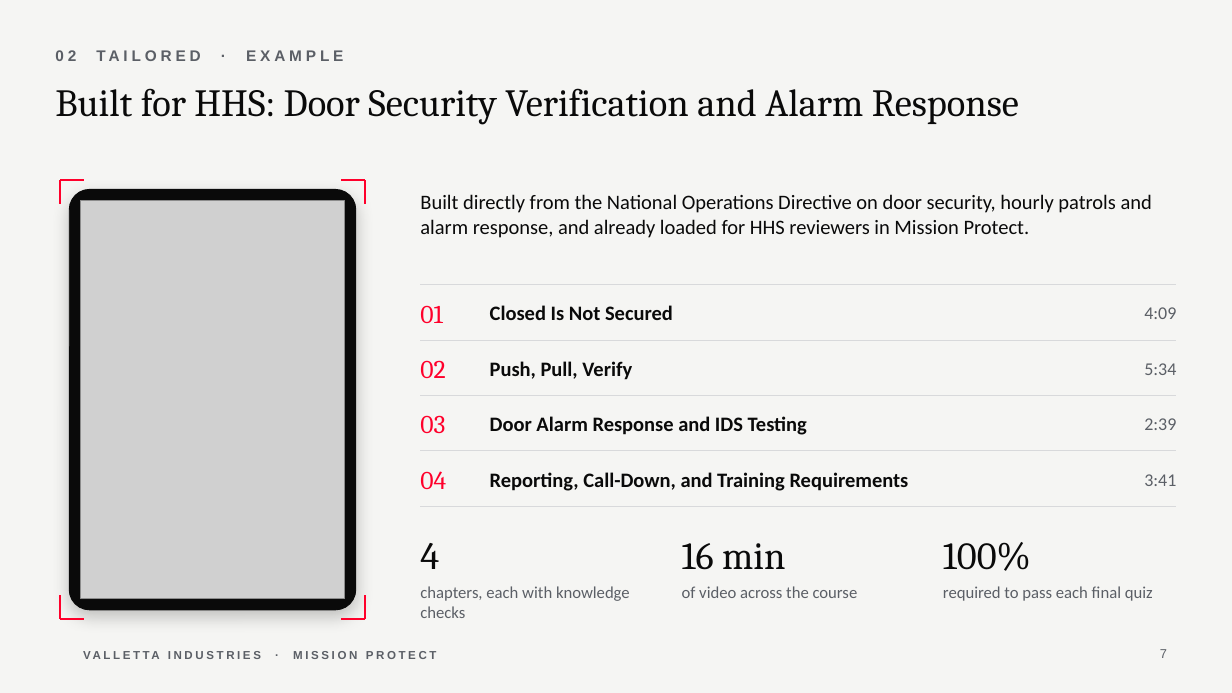
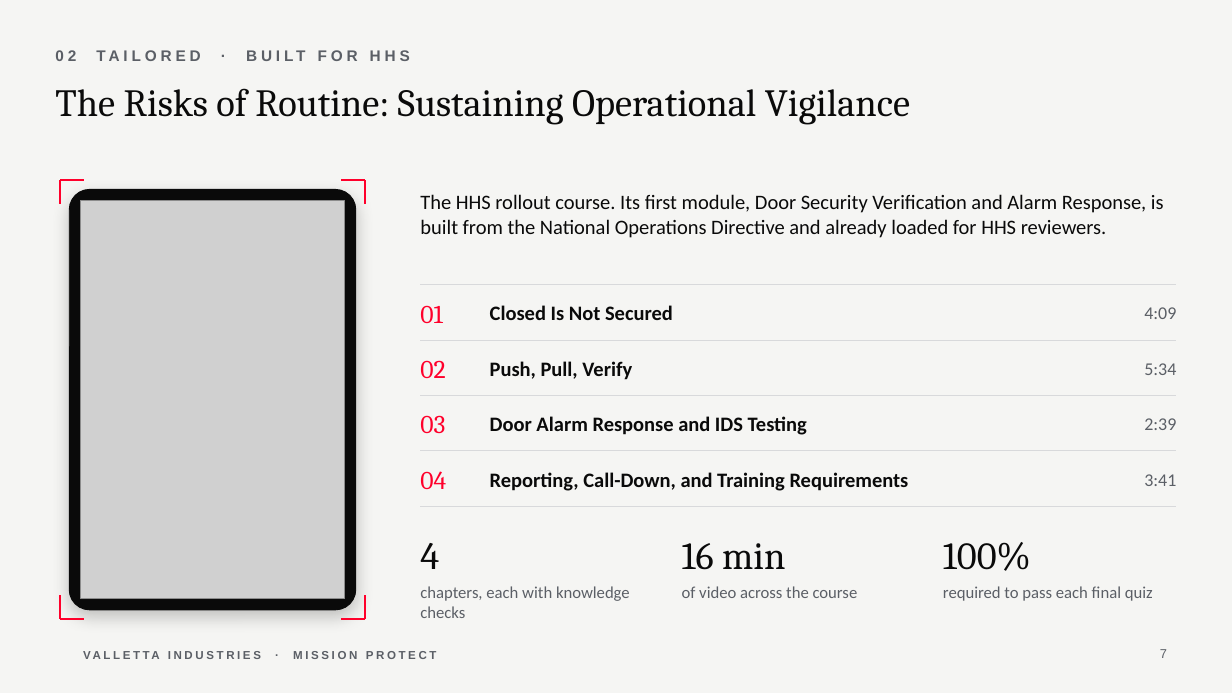
Before and after one commit to ideltoro05/valletta-design-system, a slide deck: slide 7 of decks/Valletta_HHS_Mission_Protect_Training.pptx. Drawn at 1232x693 pixels with LibreOffice and Linux fonts; fonts in the diff are those of the drawing; grey boxes stand for pictures; background and template pictures are left out. Boxes give left, top, right and bottom in pixels: in the first picture for what was removed or moved away, otherwise in the second. Text is boxed around its words. In the diff, an @@ line names an element or a change of style, - is before the commit and + after.

```diff
--- a/decks/Valletta_HHS_Mission_Protect_Training.pptx
+++ b/decks/Valletta_HHS_Mission_Protect_Training.pptx
@@ text at box(55, 50, 76, 61): text changed @@
-02 TAILORED · EXAMPLE
+02 TAILORED · BUILT FOR HHS
@@ title at box(55, 88, 910, 125): text changed @@
-Built for HHS: Door Security Verification and Alarm Response
+The Risks of Routine: Sustaining Operational Vigilance
@@ text at box(420, 194, 1164, 238): text changed @@
-Built directly from the National Operations Directive on door security, hourly patrols and alarm response, and already loaded for HHS reviewers in Mission Protect.
+The HHS rollout course. Its first module, Door Security Verification and Alarm Response, is built from the National Operations Directive and already loaded for HHS reviewers.
```
Also in this commit, not shown: 4 other slides changed.
